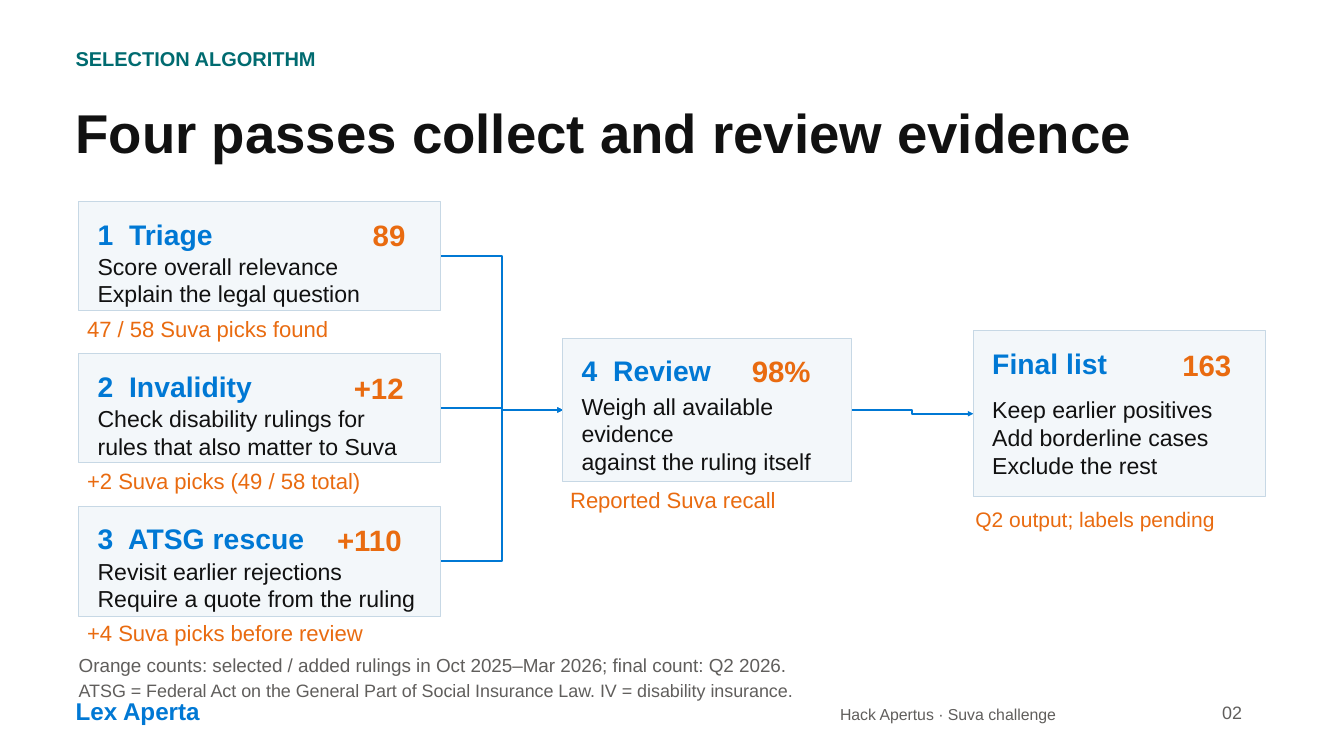
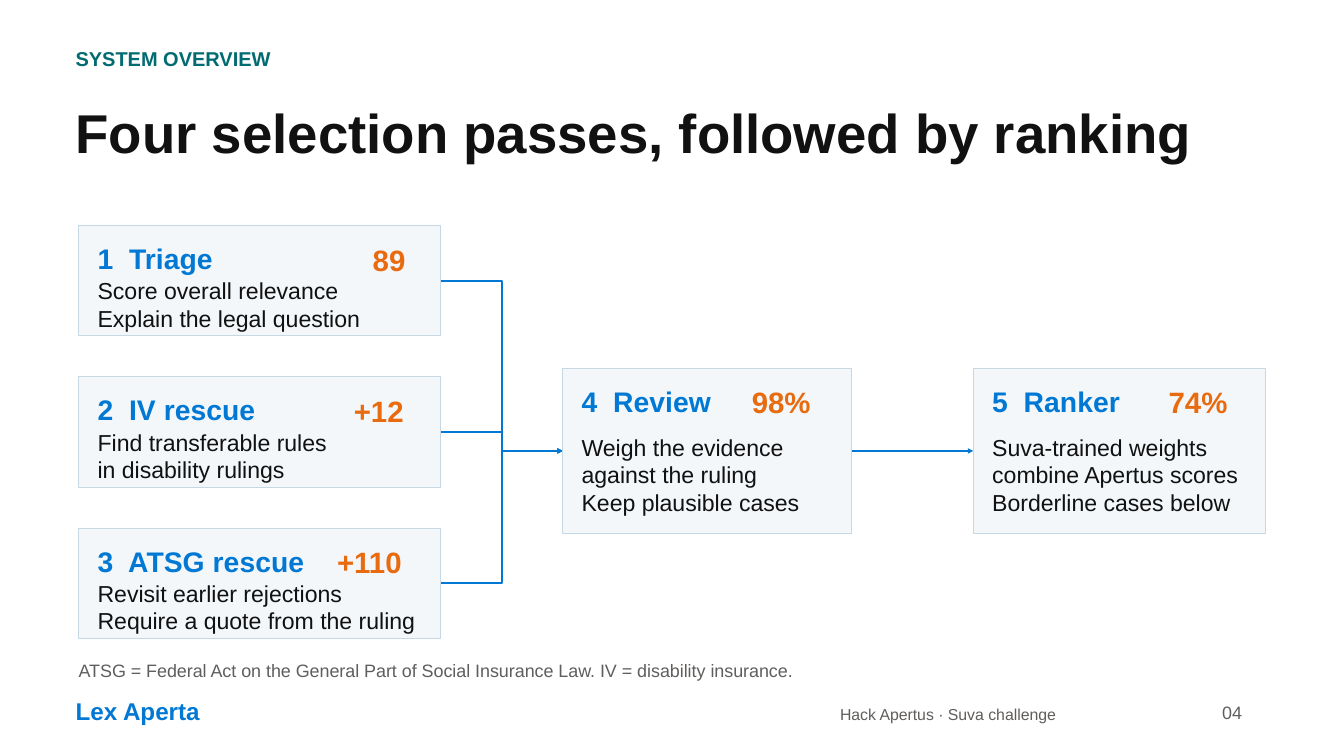
Before and after one commit to PaulPerpetual/ApertusHackathon, a slide deck: slide 4 of presentation/Lex_Aperta_Pitch.pptx (slide 2 before the commit). Drawn at 1344x756 pixels with LibreOffice and Linux fonts; fonts in the diff are those of the drawing. Boxes give left, top, right and bottom in pixels: in the first picture for what was removed or moved away, otherwise in the second. Text is boxed around its words. In the diff, an @@ line names an element or a change of style, - is before the commit and + after.

Commit message:
Restructure pitch with title, overview, benchmark and demo QR codes

```diff
--- a/presentation/Lex_Aperta_Pitch.pptx
+++ b/presentation/Lex_Aperta_Pitch.pptx
@@ text at [76,52,270,67]: text changed @@
-SELECTION ALGORITHM
+SYSTEM OVERVIEW
@@ text at [76,113,1191,163]: text changed @@
-Four passes collect and review evidence
+Four selection passes, followed by ranking
@@ elbow arrow moved from (442, 256) - (563, 410) to (442, 281) - (563, 451) @@
@@ text removed at [87,321,328,342] @@
-47 / 58 Suva picks found
@@ text removed at [992,353,1107,375] @@
-Final list
@@ text removed at [1182,355,1231,377] @@
-163
@@ 4 texts, 2 rectangles: place and size @@
-4 texts, 2 rectangles at [79,202,441,463]
+4 texts, 2 rectangles at [79,226,441,487]
@@ rectangle: place and size @@
-rectangle at [563,338,851,482]
+rectangle at [563,369,851,534]
@@ text "4 Review": place and size @@
-text "4 Review" at [582,360,711,382]
+text "4 Review" at [582,391,711,413]
@@ text "98%": place and size @@
-text "98%" at [752,361,811,383]
+text "98%" at [752,392,811,414]
@@ rectangle: place and size @@
-rectangle at [974,331,1266,497]
+rectangle at [974,369,1266,534]
@@ text at [98,400,255,421]: text changed @@
-2 Invalidity
+2 IV rescue
@@ elbow arrow removed from (852, 410) to (974, 413) @@
@@ text removed at [992,401,1213,475] @@
-Keep earlier positives
-Add borderline cases
-Exclude the rest
@@ text added at [992,391,1120,413], 20.2 pt, text #0078D4, bold @@
+5 Ranker
@@ text added at [1169,392,1228,414], 21 pt, text #E96B10, bold @@
+74%
@@ text at [98,434,327,483]: text changed @@
-Check disability rulings for
-rules that also matter to Suva
+Find transferable rules
+in disability rulings
@@ elbow arrow moved from (442, 408) - (563, 410) to (442, 433) - (563, 451) @@
@@ text at [582,439,799,516]: text changed @@
-Weigh all available evidence
-against the ruling itself
+Weigh the evidence
+against the ruling
+Keep plausible cases
@@ text added at [992,439,1238,512], 16.5 pt, text #111111 @@
+Suva-trained weights
+combine Apertus scores
+Borderline cases below
@@ text removed at [87,473,360,494] @@
-+2 Suva picks (49 / 58 total)
@@ elbow arrow moved from (442, 562) - (563, 410) to (442, 584) - (563, 451) @@
@@ arrow added from (852, 451) to (974, 451), #0078D4 1.5 pt @@
@@ text removed at [570,492,776,513] @@
-Reported Suva recall
@@ 3 texts, 1 rectangle: place and size @@
-3 texts, 1 rectangle at [79,506,441,616]
+3 texts, 1 rectangle at [79,528,441,638]
@@ text removed at [975,511,1215,531] @@
-Q2 output; labels pending
@@ text removed at [87,625,363,646] @@
-+4 Suva picks before review
@@ text "ATSG = Federal Act on ...": place and size @@
-text "ATSG = Federal Act on ..." at [79,684,793,701]
+text "ATSG = Federal Act on ..." at [79,664,793,681]
@@ text removed at [79,658,786,676] @@
-Orange counts: selected / added rulings in Oct 2025–Mar 2026; final count: Q2 2026.
@@ text at [1222,706,1242,719]: text changed @@
-02
+04
```
Also in this commit, not shown: 4 other slides changed, 2 slides added, 2 slides removed, 9 other files.
